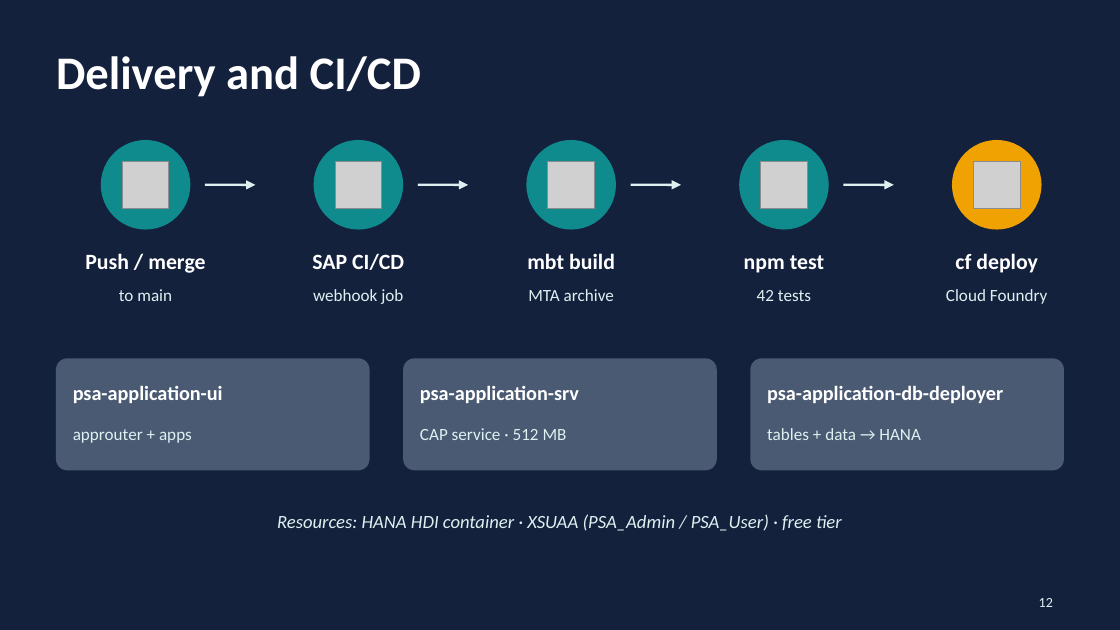
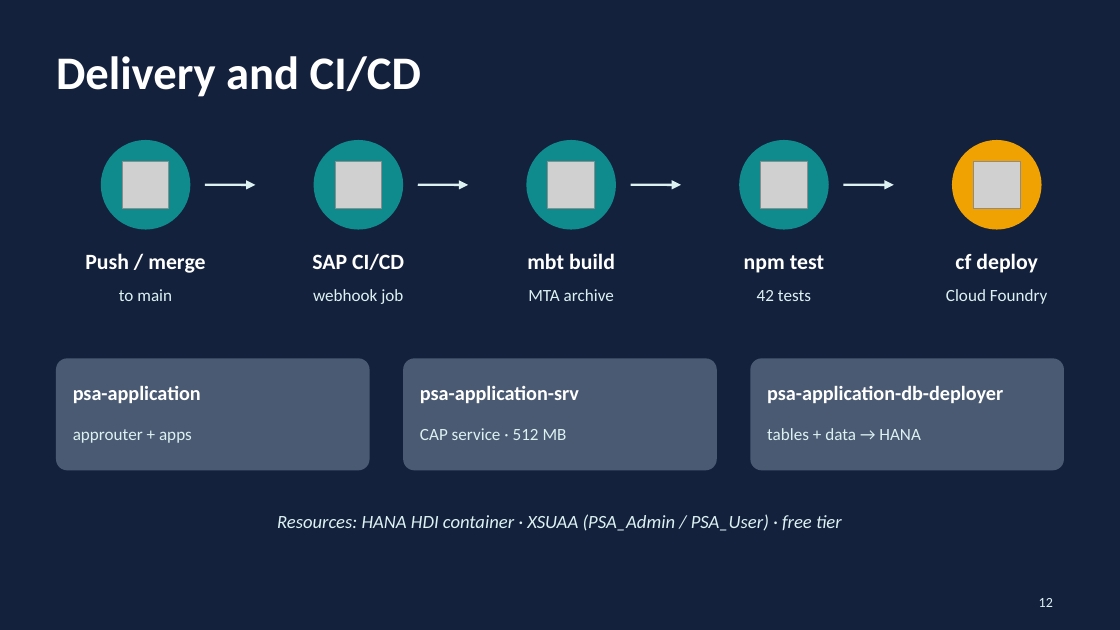
Before and after one commit to saurabh-1907/Saurabh-Pandey-SPRINT-EVALUATION, a slide deck: slide 12 of docs/PSA_Project_Overview.pptx. Drawn at 1120x630 pixels with LibreOffice and Linux fonts; fonts in the diff are those of the drawing; grey boxes stand for pictures. Boxes give left, top, right and bottom in pixels: in the first picture for what was removed or moved away, otherwise in the second. Text is boxed around its words. In the diff, an @@ line names an element or a change of style, - is before the commit and + after.

```diff
--- a/docs/PSA_Project_Overview.pptx
+++ b/docs/PSA_Project_Overview.pptx
@@ text at box(73, 386, 201, 403): text changed @@
-psa-application-ui
+psa-application
```
Also in this commit, not shown: 11 other files.
